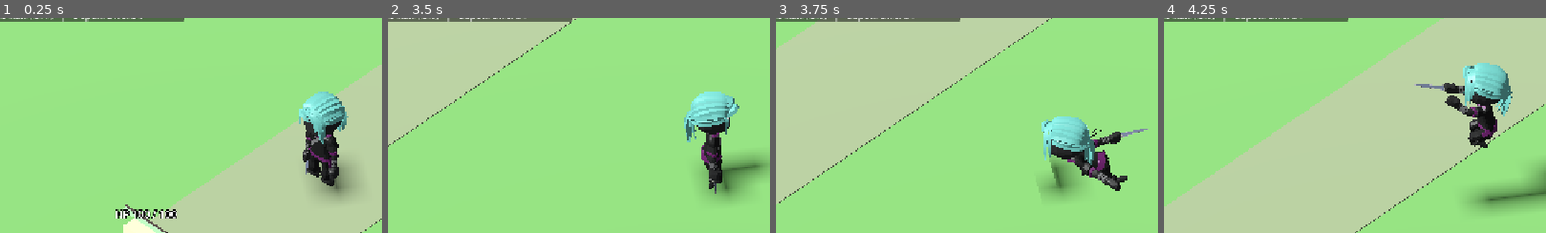
Above: before the commit, frames 1-4 (left to right).
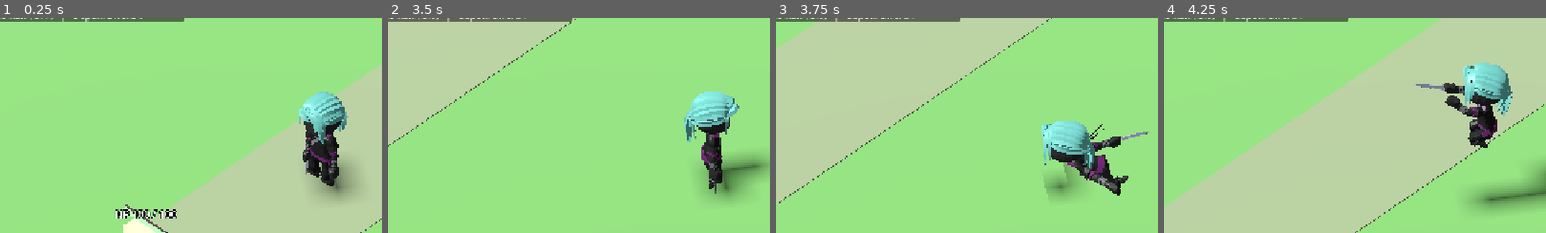
Above: after the commit, the same moments.

Repository: levian47/riskfate-3d-pro
Game: Godot game, scene res://main.tscn
Two runs of this game, one before a commit and one after it. Both use one fixed random seed, a clock stepped at 60 frames per second and the inputs below.
Inputs (mouse positions are % of the whole screen's width and height, from its top left):
- Up to frame 1 (0.25 s): no input
- Up to frame 2 (3.5 s): tap Enter at 0.5 s; move the mouse to (72, 45) at 0.52 s; hold D 0.53-1.25 s; hold Shift 0.53-1.25 s; click (72, 45) at 0.67 s; tap Space at 0.77 s; drag from (30, 55) to (45, 70) at 1.27 s; move the mouse to (60, 28) at 2.02 s; hold D 2.03-2.75 s; tap R at 2.1 s; drag from (45, 70) to (20, 35) at 2.77 s
- Up to frame 3 (3.75 s): move the mouse to (80, 65) at 3.52 s; hold A from 3.53 s (still down); hold Shift from 3.53 s (still down)
- Up to frame 4 (4.25 s): keep holding A; keep holding Shift; tap Space at 3.77 s
The pictures show only the part of the screen within x 8-58%, y 19-69%; the shares and areas given below are measured in that part.

Frames 1-2 are identical in both runs. In frame 3, 2.7% of the frame differs, in the area x 68-98%, y 45-83%; in frame 4, nothing differs.

Commit message:
Enable isolated pelvis and foot IK only during Naruto sprint

Diff:
--- a/main.gd
+++ b/main.gd
@@ -192,6 +192,8 @@
 	# With Naruto running, the attack overlay may move the weapon arm only.
 	# Normal locomotion keeps the original approved full upper-body strike.
 	ANIMATION_BUILDER.preserve_naruto_pose_during_attack(animation_tree, state == "Naruto")
+	# Pelvis lowering and native foot IK belong only to the Naruto locomotion state.
+	ANIMATION_BUILDER.set_naruto_grounding_active(visual, state == "Naruto")
 	animation_tree.set("parameters/Locomotion/transition_request", state)
 	locomotion_state = state
 
